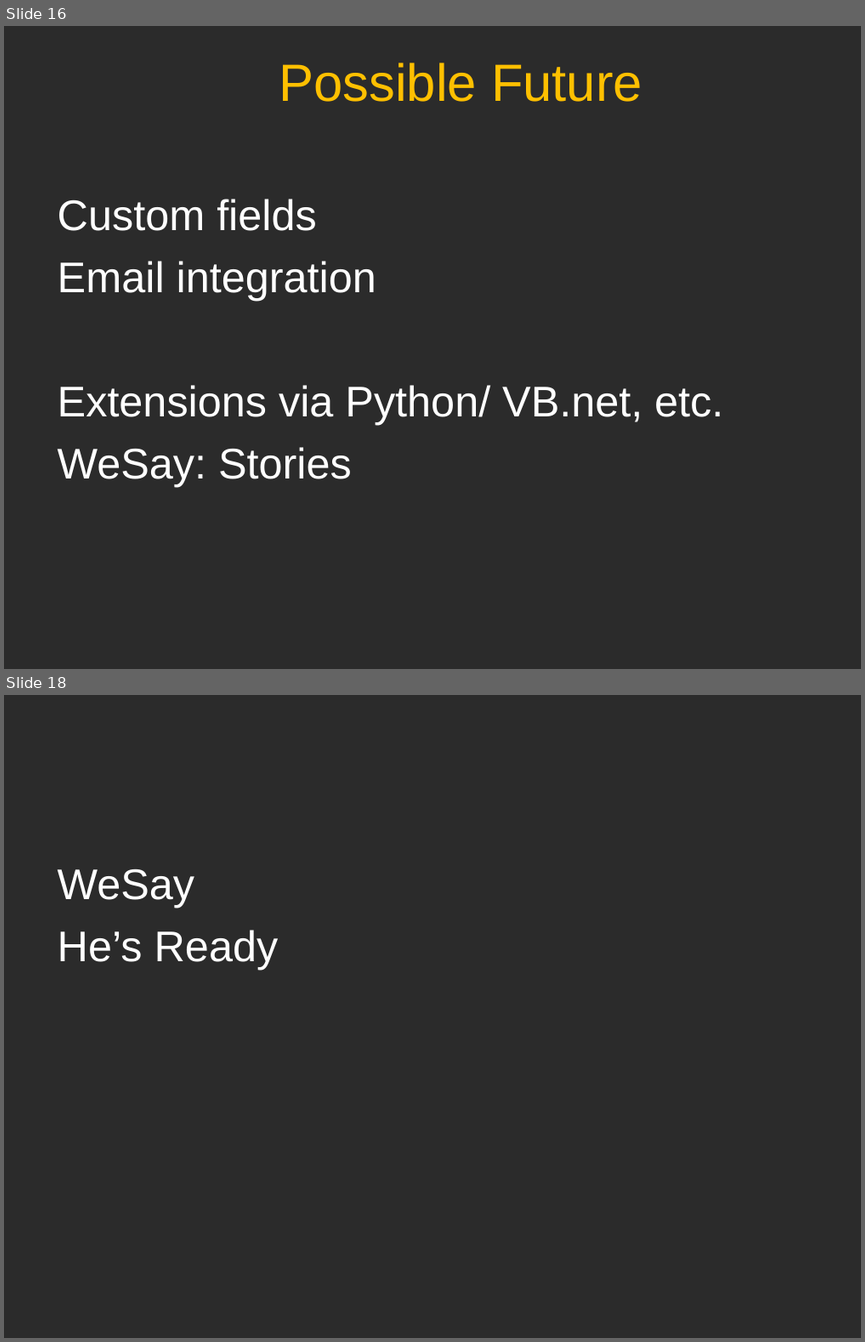
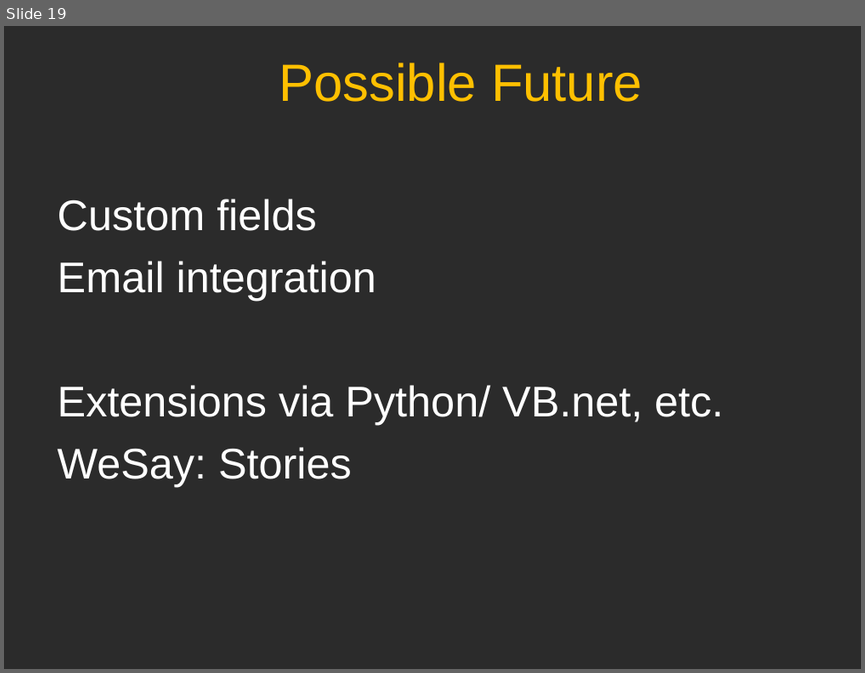
Before and after one commit to sillsdev/wesay, a slide deck: Presentations/CTC2006/V1.ppt. Shown one above the other, each under a label of ours: slides 16 and 18 before the commit, slide 19 after it; the slides between them are not shown. The pictures are 865x1342 and 865x673 pixels, drawn with LibreOffice and Linux fonts; fonts in the diff are those of the drawing; background and template pictures are left out; a plain dark background stands for a picture behind light text. Boxes give left, top, right and bottom in pixels: in the first picture for what was removed or moved away, otherwise in the second. Text is boxed around its words. In the diff, an @@ line names an element or a change of style, - is before the commit and + after.

```diff
--- a/Presentations/CTC2006/V1.ppt
+++ b/Presentations/CTC2006/V1.ppt
@@ slide 18 removed at [4,695,861,1338], background picture (left out) @@
@@ text removed at [58,869,279,970] @@
-  WeSay
-  He’s Ready
@@ what was slide 16 is now slide 19 @@
```
Also in this commit, not shown: 3 slides changed, 3 slides added, 1 other slide removed, 4 other files.
